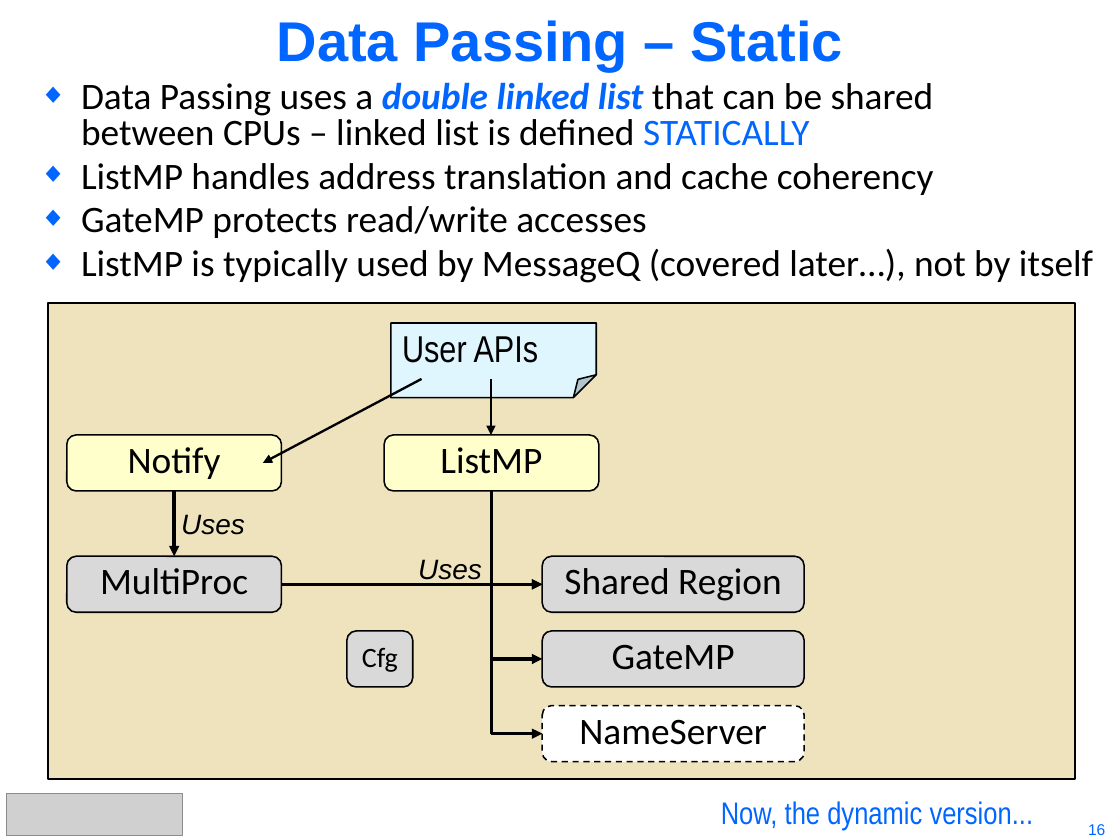
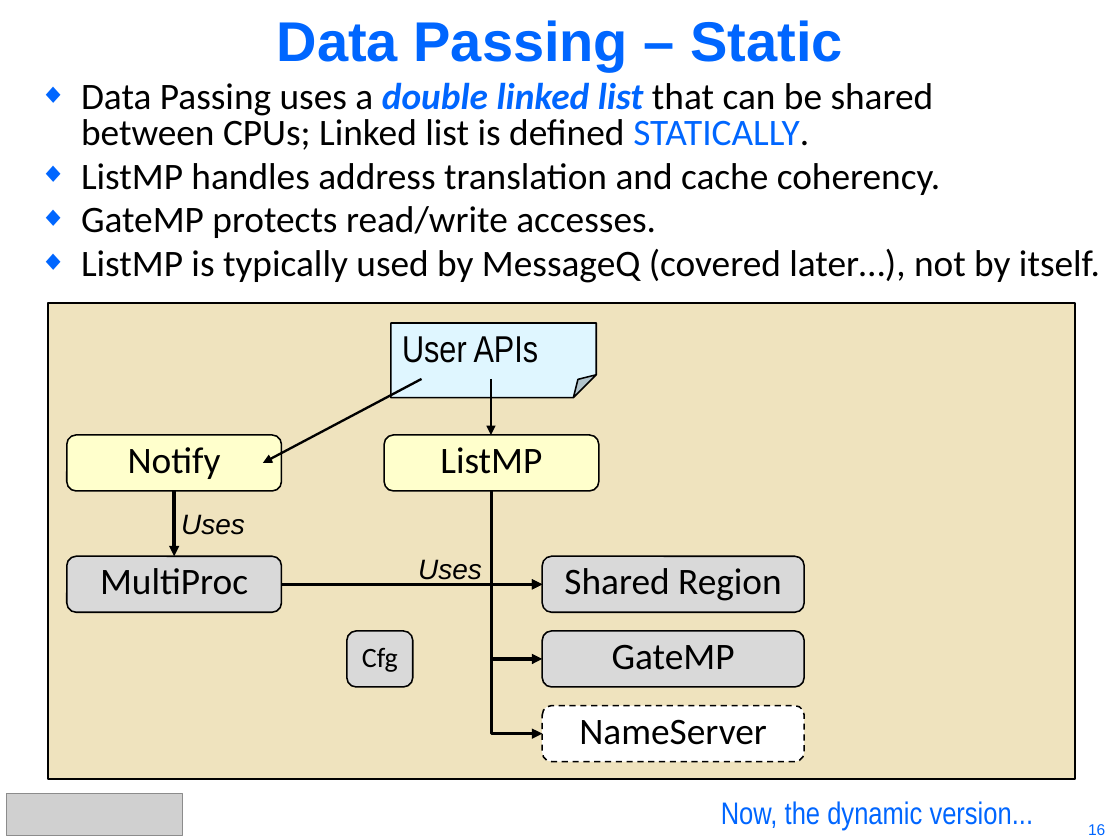
Before and after one commit to hari1989/keystone-workshop, a slide deck: slide 16 of preliminary/KeyStone Intro to IPC.pptx. Drawn at 1120x840 pixels with LibreOffice and Linux fonts; fonts in the diff are those of the drawing; grey boxes stand for pictures. Boxes give left, top, right and bottom in pixels: in the first picture for what was removed or moved away, otherwise in the second. Text is boxed around its words. In the diff, an @@ line names an element or a change of style, - is before the commit and + after.

```diff
--- a/preliminary/KeyStone Intro to IPC.pptx
+++ b/preliminary/KeyStone Intro to IPC.pptx
@@ text at (81,82,1100,283): text changed @@
-◆ Data Passing uses a double linked list that can be shared
-  between CPUs – linked list is defined STATICALLY
-◆ ListMP handles address translation and cache coherency
-◆ GateMP protects read/write accesses
-◆ ListMP is typically used by MessageQ (covered later…), not by itself
+◆ Data Passing uses a double linked list that can be shared
+  between CPUs; Linked list is defined STATICALLY.
+◆ ListMP handles address translation and cache coherency.
+◆ GateMP protects read/write accesses.
+◆ ListMP is typically used by MessageQ (covered later…), not by itself.
```
Also in this commit, not shown: 22 other slides changed.
